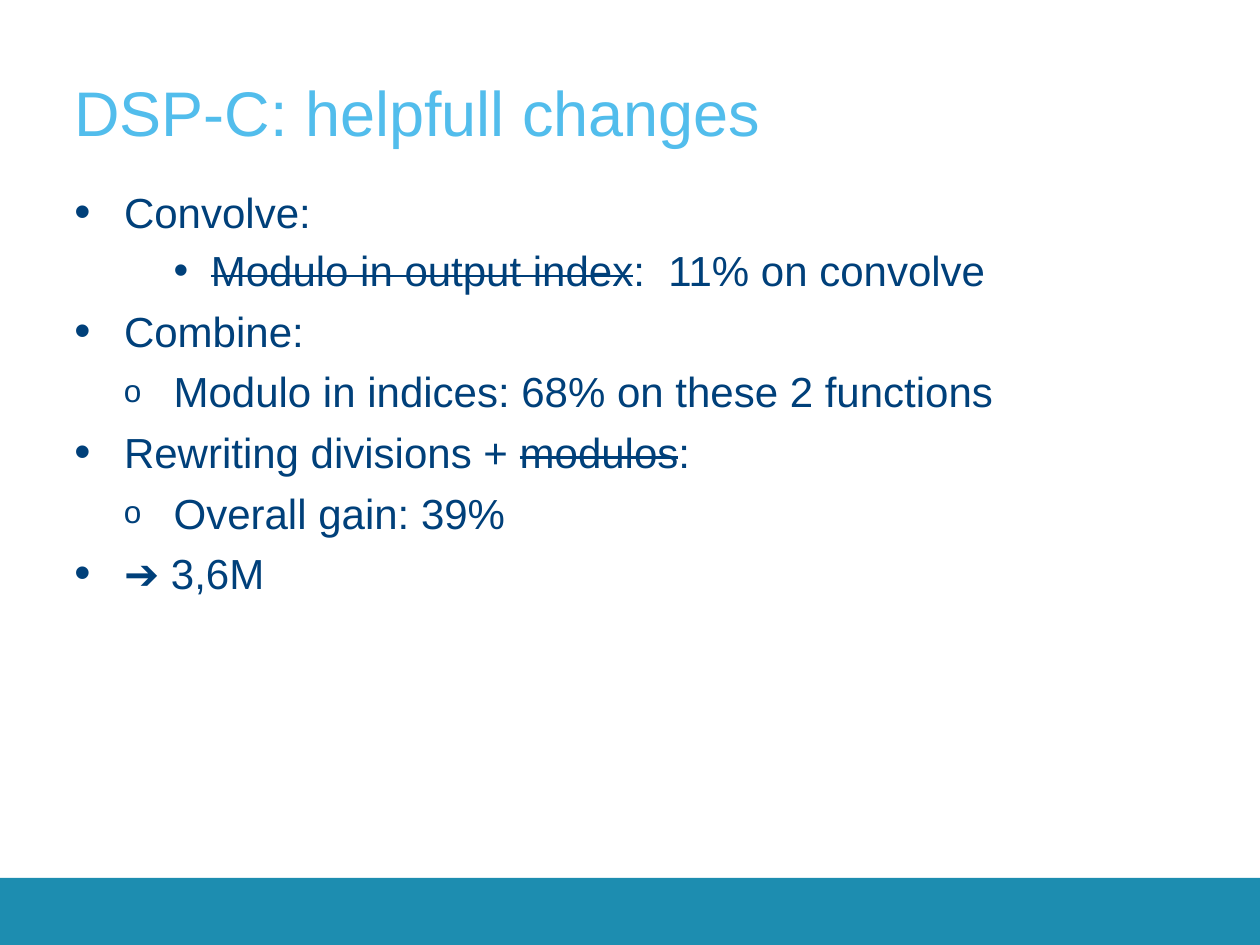
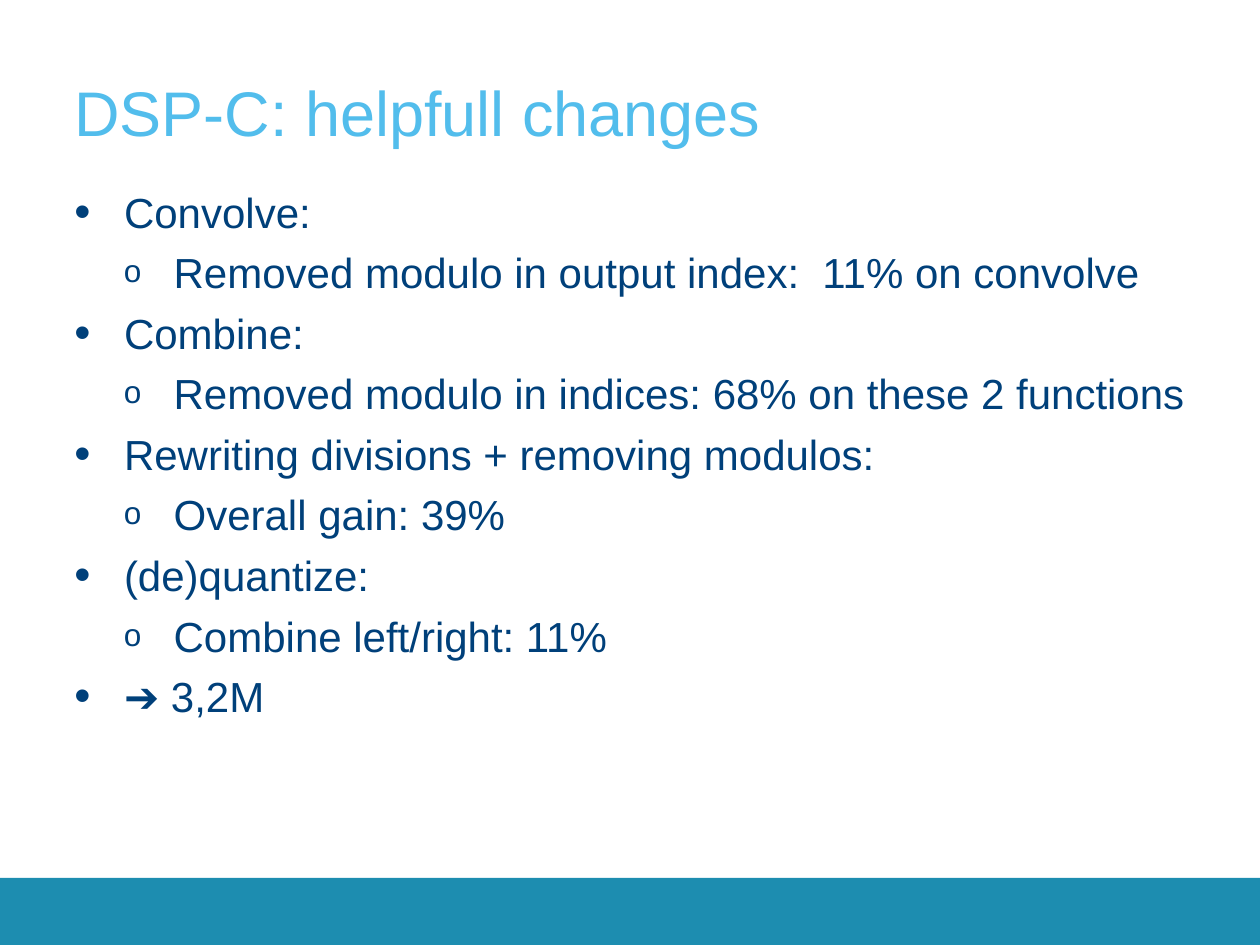
Before and after one commit to SepOwnage/P-O5, a slide deck: slide 18 of Presentatie/Presentation2.pptx (slide 17 before the commit). Drawn at 1260x945 pixels with LibreOffice and Linux fonts; fonts in the diff are those of the drawing; background and template pictures are left out. Boxes give left, top, right and bottom in pixels: in the first picture for what was removed or moved away, otherwise in the second. Text is boxed around its words. In the diff, an @@ line names an element or a change of style, - is before the commit and + after.

```diff
--- a/Presentatie/Presentation2.pptx
+++ b/Presentatie/Presentation2.pptx
@@ text at (174, 257, 1139, 297): text changed @@
-    • Modulo in output index: 11% on convolve
+  o Removed modulo in output index: 11% on convolve
@@ text at (124, 378, 1184, 478): text changed @@
-  o Modulo in indices: 68% on these 2 functions
-• Rewriting divisions + modulos:
+  o Removed modulo in indices: 68% on these 2 functions
+• Rewriting divisions + removing modulos:
@@ text at (124, 560, 607, 718): text changed @@
-• ➔ 3,6M
+• (de)quantize:
+  o Combine left/right: 11%
+• ➔ 3,2M
```
Also in this commit, not shown: 13 other slides changed, 2 slides added, 1 slide removed, 1 other file.
